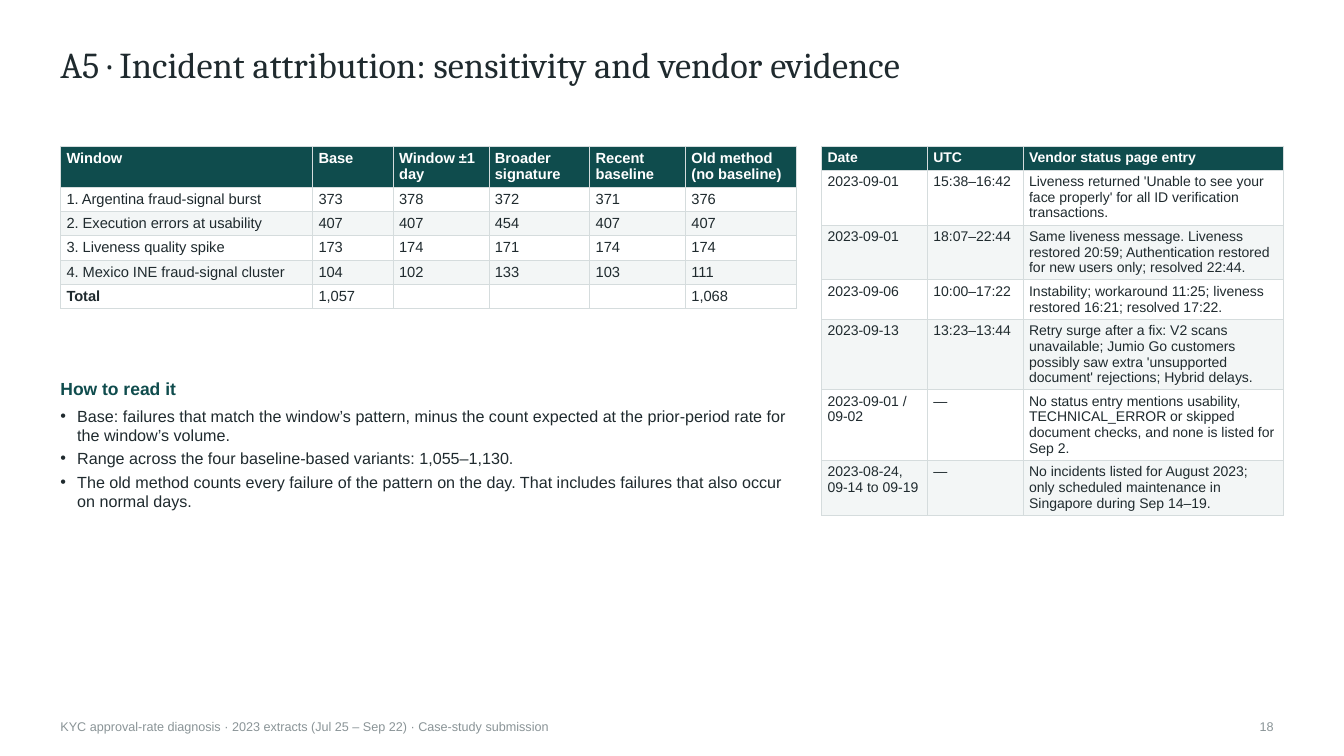
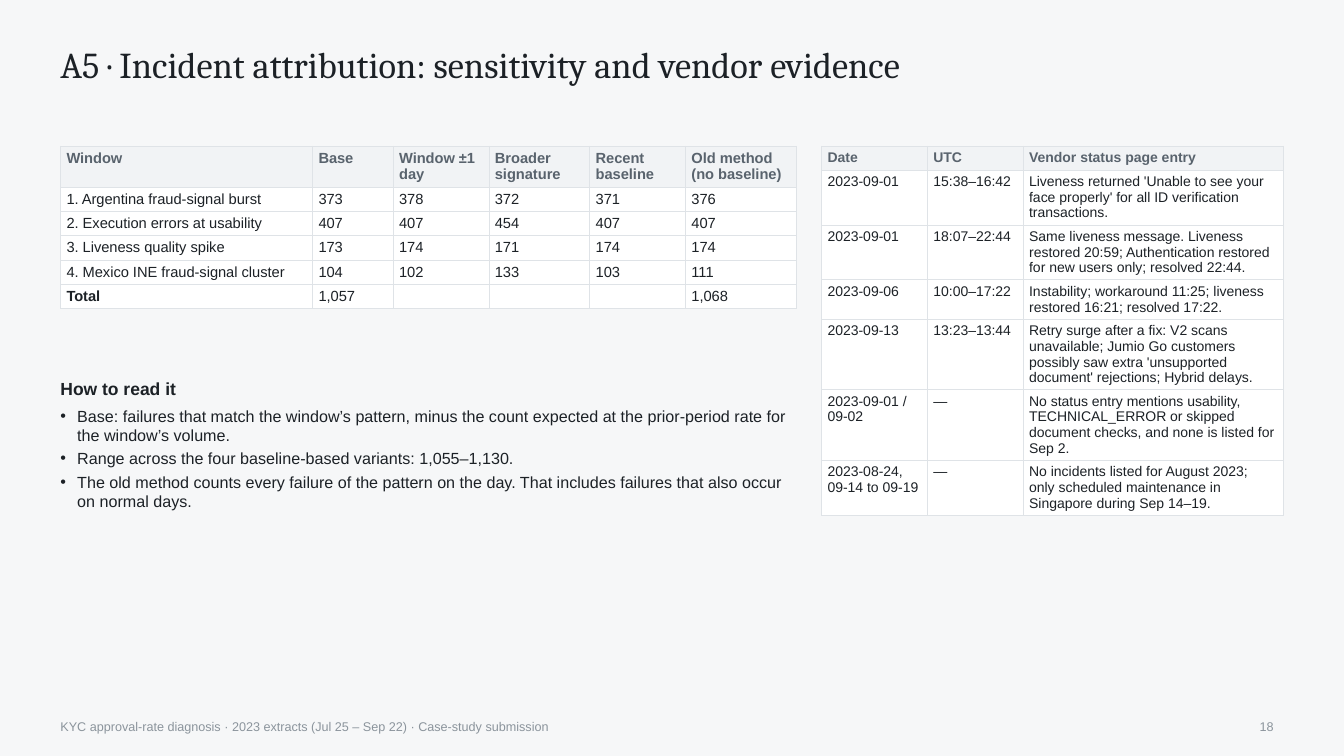
Before and after one commit to prosolkin/arq-kyc, a slide deck: slide 18 of analysis/export/kyc-approval-deck.pptx. Drawn at 1344x756 pixels with LibreOffice and Linux fonts; fonts in the diff are those of the drawing. Boxes give left, top, right and bottom in pixels: in the first picture for what was removed or moved away, otherwise in the second. Text is boxed around its words. In the diff, an @@ line names an element or a change of style, - is before the commit and + after.

```diff
--- a/analysis/export/kyc-approval-deck.pptx
+++ b/analysis/export/kyc-approval-deck.pptx
@@ background #FFFFFF to #F6F7F8 @@
@@ table at [60,146,797,307] @@
@@ fill #0F4C4D to #F1F3F5 in row 1 @@
@@ fill #F3F6F6 to #FFFFFF in 12 cells @@
@@ text colour #FFFFFF to #59636D in "Window", "Base", "Window ±1 day", "Broader signature" and 2 more places @@
@@ text colour #1F2A2E to #1C2126 in "1. Argentina fraud-signal burst", "373", "378", "372" and 23 more places @@
@@ borders changed @@
@@ table at [822,146,1284,515] @@
@@ fill #0F4C4D to #F1F3F5 in row 1 @@
@@ fill #F3F6F6 to #FFFFFF in 9 cells @@
@@ text colour #FFFFFF to #59636D in "Date", "UTC", "Vendor status page entry" @@
@@ text colour #1F2A2E to #1C2126 @@
@@ borders changed @@
@@ text "How to read it" at [60,382,786,511]: text colour #0F4C4D to #1C2126 in "How to read it"; text colour #1F2A2E to #1C2126 @@
```
Also in this commit, not shown: 22 other slides changed, 1 slide added, 1 slide removed, 7 other files.
